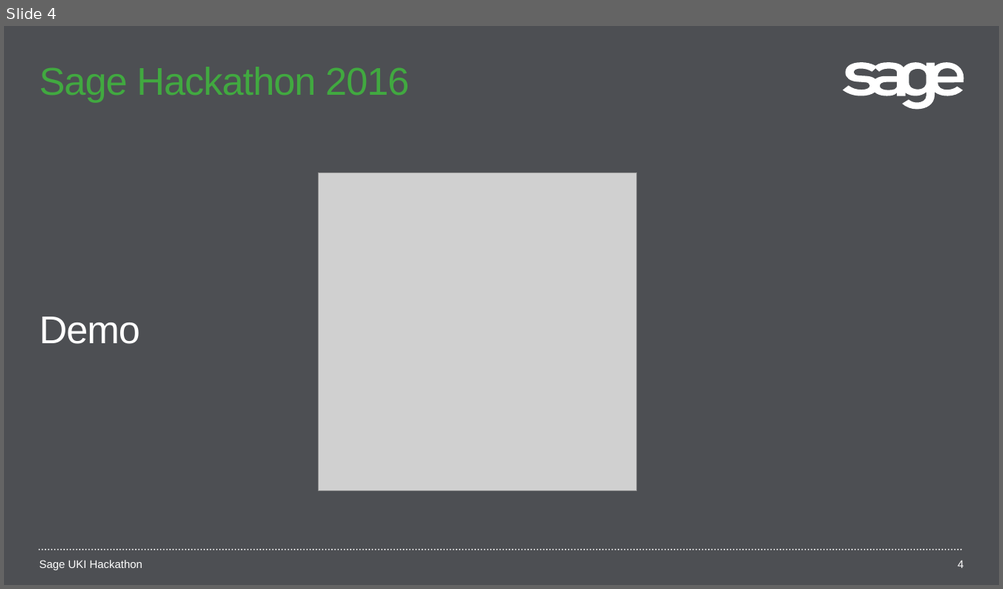
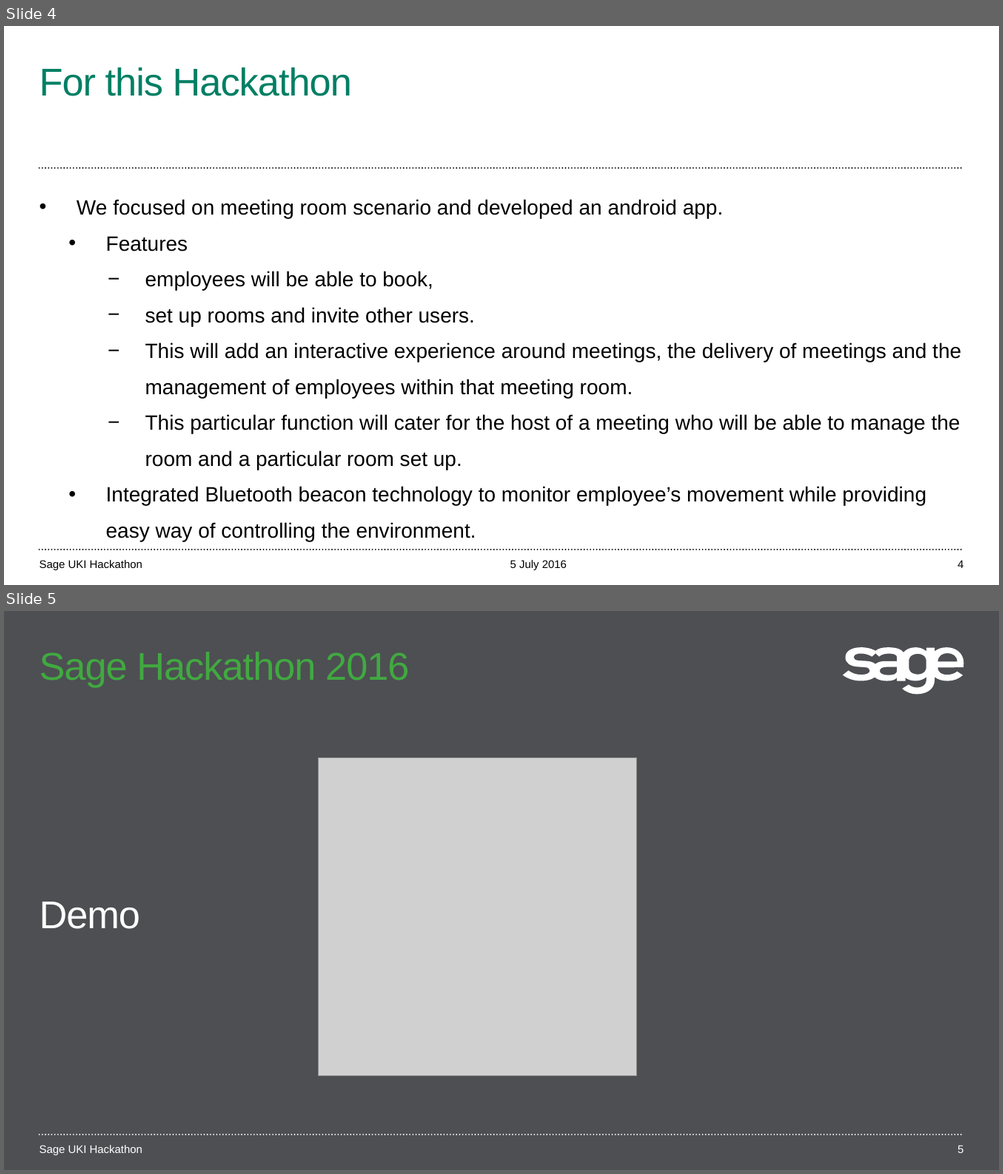
Before and after one commit to siddhantfriends/sage-x3-hackathon-2016, a slide deck: Hackathon 2016-youngexplorers.pptx. Shown one above the other, each under a label of ours: slide 4 before the commit, slides 4 and 5 after it. The pictures are 1003x589 and 1003x1174 pixels, drawn with LibreOffice and Linux fonts; fonts in the diff are those of the drawing; grey boxes stand for pictures; background and template pictures are left out. Boxes give left, top, right and bottom in pixels: in the first picture for what was removed or moved away, otherwise in the second. Text is boxed around its words. In the diff, an @@ line names an element or a change of style, - is before the commit and + after.

```diff
--- a/Hackathon 2016-youngexplorers.pptx
+++ b/Hackathon 2016-youngexplorers.pptx
@@ slide 4 added at bbox=[4, 26, 999, 585], background #FFFFFF @@
@@ title added at bbox=[40, 67, 352, 96], 37.3 pt, text #007F64 @@
+For this Hackathon
@@ line added from (39, 168) to (964, 168), #000000 1.5 pt dashed @@
@@ text added at bbox=[77, 199, 961, 542], 20 pt, text #000000 @@
+• We focused on meeting room scenario and developed an android app.
+  • Features
+    − employees will be able to book,
+    − set up rooms and invite other users.
+    − This will add an interactive experience around meetings, the delivery of meetings and the management of employees within that meeting room.
+    − This particular function will cater for the host of a meeting who will be able to manage the room and a particular room set up.
+  • Integrated Bluetooth beacon technology to monitor employee’s movement while providing easy way of controlling the environment.
@@ line added from (39, 550) to (964, 550), #000000 1.5 pt dashed @@
@@ text added at bbox=[40, 560, 142, 571], 10.7 pt, text #000000 @@
+Sage UKI Hackathon
@@ text added at bbox=[510, 560, 566, 571], 10.7 pt, text #000000 @@
+5 July 2016
@@ page number added at bbox=[957, 560, 963, 568], 10.7 pt, text #000000 @@
+4
@@ what was slide 4 is now slide 5 @@
@@ page number at bbox=[957, 1145, 963, 1153]: text changed @@
-4
+5
```
Also in this commit, not shown: 4 slides changed.
